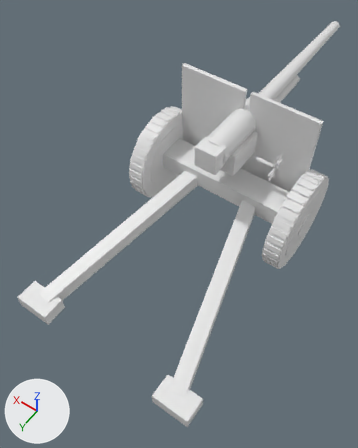
Two versions of the glTF model public/models/land/artillery-lod2.glb, one commit apart.
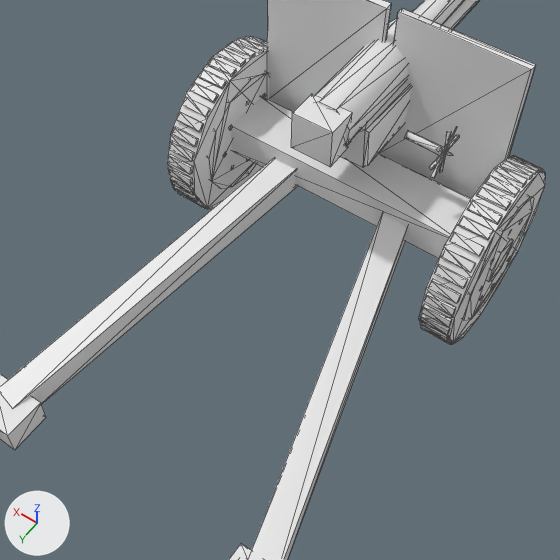
Old and new are each drawn whole from a 50 mm lens placed at (-1.91, 3.67, 5.04), pointed at (0.18, 0.74, 0.44) and again close up on the part from 11% to 94% of the width and 19% to 86% of the height. The axes (+X, +Y, +Z) are drawn at lower left. The lights are the same throughout. The last two pictures show the newer version. The close-ups show mesh edges as thin lines. Vertices at exactly the same position are counted once.

The first close-up shows 'Ironfronts_artillery.001'.
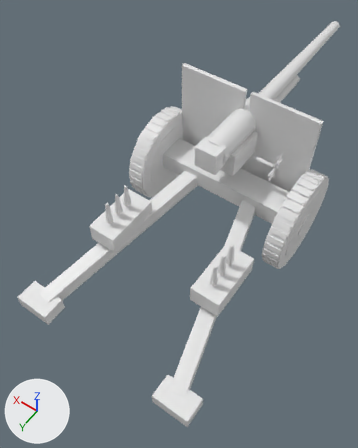
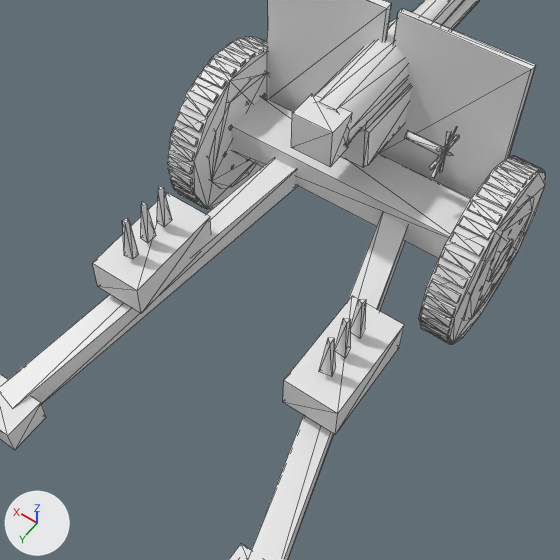
Location of each change, [x1, y1, x2, y2] in pixels of the close-ups (560 x 560 px):
```json
{"part": 1, "of": "me_cube_551", "change": "added", "after": [283, 296, 404, 434]}
{"part": 2, "of": "me_cube_551", "change": "added", "after": [92, 192, 211, 314]}
{"part": 3, "of": "me_cube_551", "change": "added", "after": [123, 186, 366, 377]}
```

Scene script edits in JSON lines:
```json
{"block": "me_cube_551", "where": "# used by ob_ironfronts_artillery_001; location = (0.0, 0.0, 0.0)"}
{"op": "remove", "block": "me_cube_551", "code": "me_cube_551.from_pydata(...)  # 1073 vertices, 1524 faces; spans x -1.15..1.15, y -2.66..2.46, z -0.01..1.78"}
{"op": "add", "block": "me_cube_551", "code": "me_cube_551.from_pydata(...)  # 1129 vertices, 1608 faces; spans x -1.15..1.15, y -2.66..2.46, z -0.01..1.78"}
{"block": "me_cube_551", "change": "me_cube_551 part 1: a new loose piece, a box spanning x -0.85..-0.51, y 0.82..1.5, z 0.46..0.7"}
{"block": "me_cube_551", "change": "me_cube_551 part 2: a new loose piece, a box spanning x 0.51..0.85, y 0.82..1.5, z 0.46..0.7"}
{"block": "me_cube_551", "change": "me_cube_551 part 3"}
{"block": "me_cube_551", "change": "44 vertices are added at x -0.72..0.72, y 1.0..1.38, z 0.75..1.04"}
{"block": "me_cube_551", "change": "64 new faces join them"}
{"block": "me_cube_551", "change": "other edits to the shape of me_cube_551 do not show in these pictures"}
```
